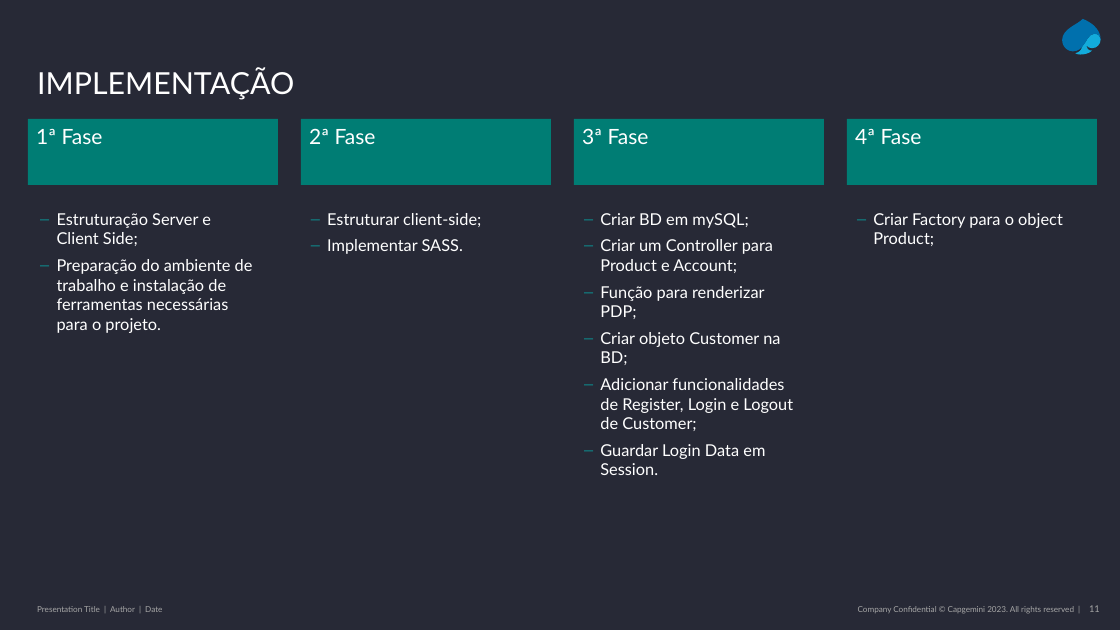
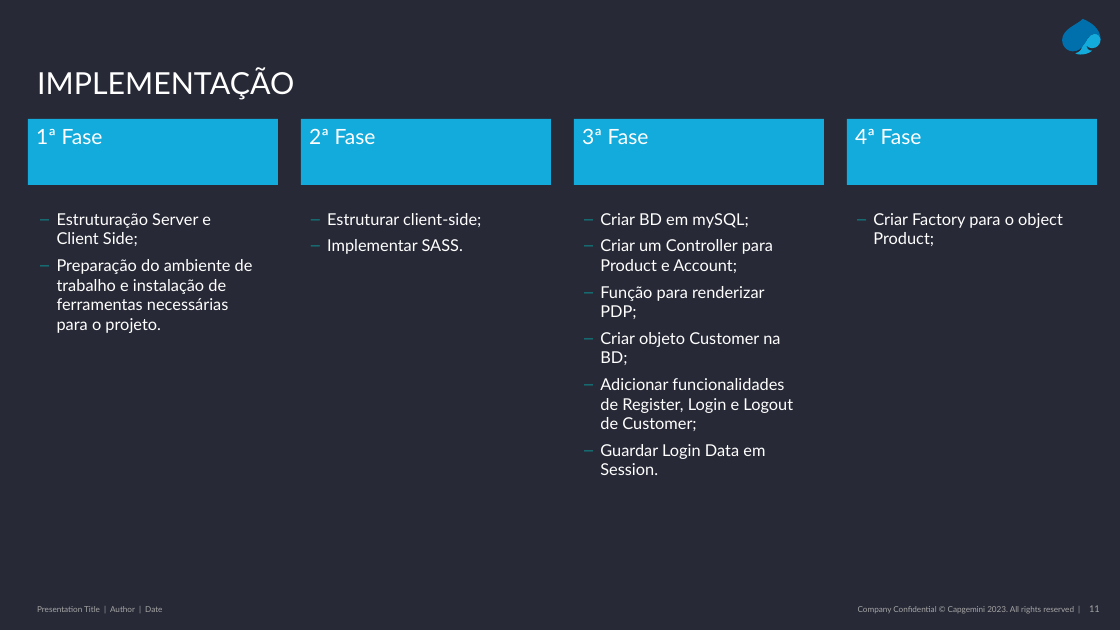
Before and after one commit to Pedro-MPC/1stproject, a slide deck: slide 11 of Apresentação e-commerce.pptx. Drawn at 1120x630 pixels with LibreOffice and Linux fonts; fonts in the diff are those of the drawing. Boxes give left, top, right and bottom in pixels: in the first picture for what was removed or moved away, otherwise in the second. Text is boxed around its words. In the diff, an @@ line names an element or a change of style, - is before the commit and + after.

```diff
--- a/Apresentação e-commerce.pptx
+++ b/Apresentação e-commerce.pptx
@@ fill #007D74 to #12ABDC in 4 elements at bbox=[28, 119, 277, 185], bbox=[301, 119, 550, 185], bbox=[574, 119, 823, 185], bbox=[847, 119, 1096, 185] @@
```
Also in this commit, not shown: 3 other slides changed, 1 other file.
